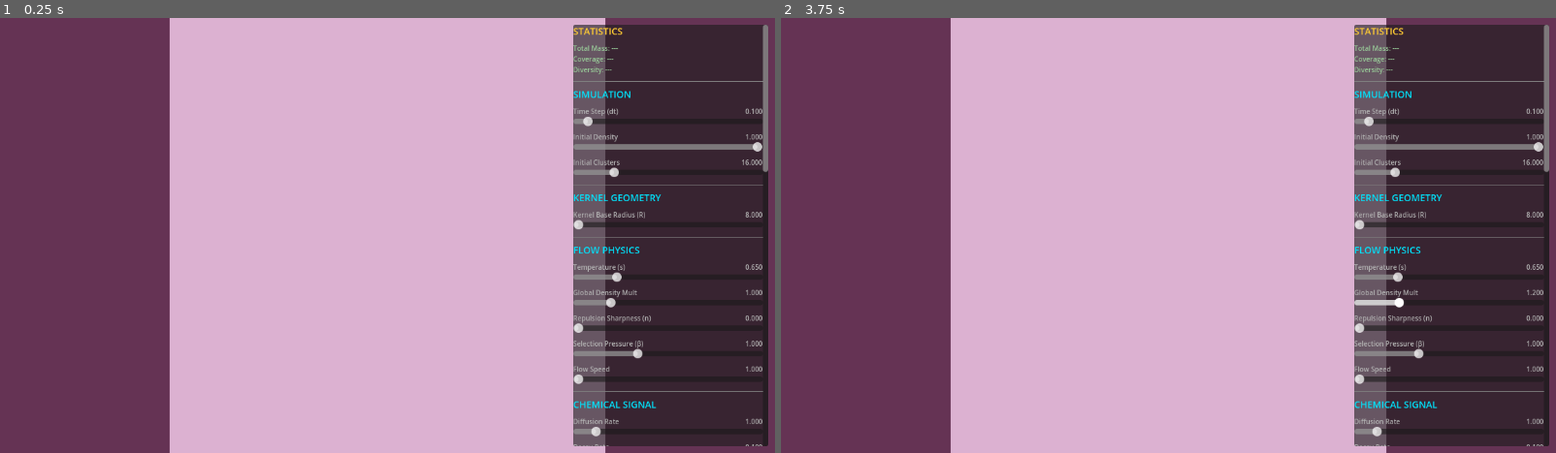
Above: before the commit, frames 1-2 (left to right).
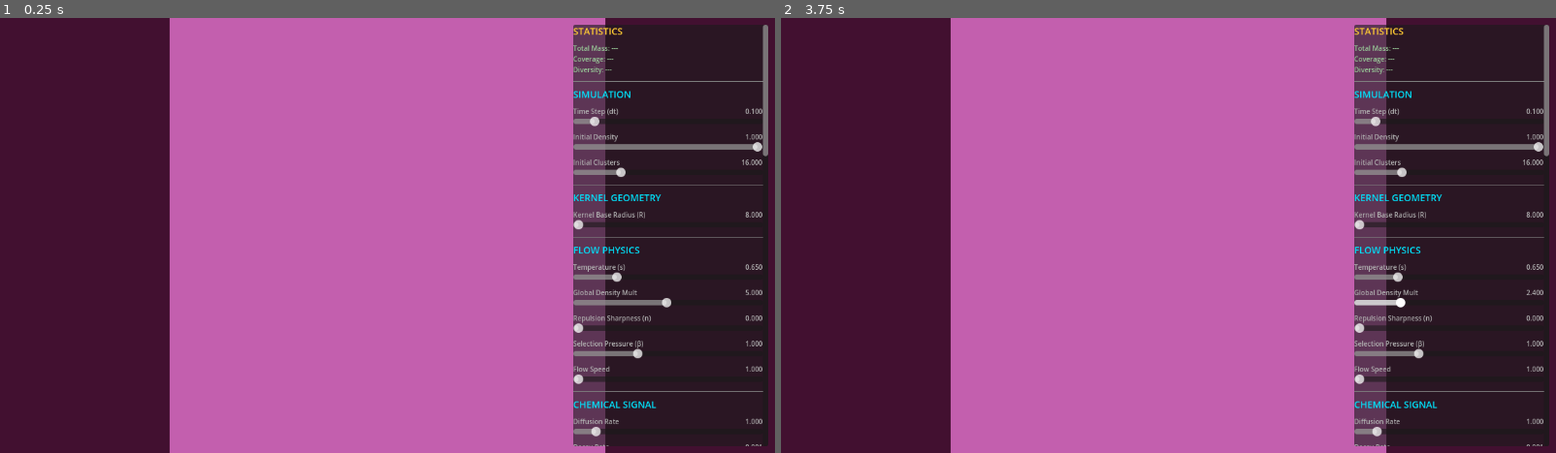
Above: after the commit, the same moments.

Repository: pvtrcorps/L_0001
Game: Godot game, scene res://simulation/Main.tscn
Same seed, same stepped clock (60 frames per second), same inputs: the game is played once before the commit and once after it.
Inputs (mouse positions are in pixels of both pictures, inside the frame that each line leads up to):
- Up to frame 1 (0.25 s): no input
- Up to frame 2 (3.75 s): tap Enter at 0.5, 2, 3.5 s; move the mouse to (1339, 213) at 0.52 s; click (1339, 213) at 0.67 s; tap Space at 1.25, 2.75 s; drag from (1013, 257) to (1129, 322) at 1.27 s; move the mouse to (1246, 139) at 2.02 s; click (1246, 139) at 2.17 s; drag from (1129, 322) to (936, 170) at 2.77 s; move the mouse to (1401, 300) at 3.52 s; click (1401, 300) at 3.67 s

The runs differ from the first frame. In frame 1, 79% of the frame differs, in the area x 0-100%, y 0-100%; in frame 2, 79%.
Error before the commit: Cannot call method 'compute_list_begin' on a null value. (res://simulation/LeniaSimulation.gd:402)
Error after the commit: Cannot call method 'compute_list_begin' on a null value. (res://simulation/LeniaSimulation.gd:421)

Commit message:
Sense rewrite

Diff:
--- a/simulation/LeniaSimulation.gd
+++ b/simulation/LeniaSimulation.gd
@@ -26,22 +26,31 @@
 	"temperature": 0.65,   # Advection diffusion (s). Paper default: 0.65
 	"identity_thr": 0.2,   # Difference to be considered enemy (used in localized kernel if implemented)
 	"colonize_thr": 0.15,  # Mass needed to resist invasion
-	"theta_A": 1.0,        # Global Density Multiplier
+	"theta_A": 5.0,        # Global Density Multiplier
 	"alpha_n": 0.0,        # Repulsion Sharpness
 
 	# Signal Layer
 	"signal_diff": 1.0,    # Diffusion Rate
-	"signal_decay": 0.1,   # Decay Rate
+	"signal_decay": 0.001,   # Decay Rate
 	"signal_advect": 1.0,  # Signal advection weight [0-1] (how much signals follow mass flow)
 	"flow_speed": 1.0,     # Multiplier for advection force (decopuled from dt)
 
 	"beta_selection": 1.0, # Selection pressure for negotiation rule
+
+	# Wind / Atmosphere
+	"wind_scale": 2.0,     # Noise scale
+	"wind_strength": 2.0,  # Wind force multiplier
+	"wind_speed": 0.05,     # Animation speed
+
+	# Signal Advanced
+	"signal_force_strength": 20.0,   # Multiplier for signal gradient force
+	"signal_emission_strength": 1.0, # Multiplier for signal secretion quantity
 
 	# === GENE RANGES (16 GENES x 2 MIN/MAX) ===
 	# BLOCK A: Physiology (Body)
 	"g_mu_min": 0.0, "g_mu_max": 1.0,      # 1. Growth Target Density
 	"g_sigma_min": 0.0, "g_sigma_max": 1.0,# 2. Growth Stability
-	"g_radius_min": 0.0, "g_radius_max": 1.0,# 3. Size (Scale)
+	"g_radius_min": 0.75, "g_radius_max": 1.0,# 3. Size (Scale)
 	"g_viscosity_min": 0.0, "g_viscosity_max": 1.0, # 4. Viscosity (Drag/Friction)
 
 	# BLOCK B: Morphology (Shape)
@@ -51,7 +60,7 @@
 	"g_inertia_min": 0.0, "g_inertia_max": 1.0, # 8. Inertial Mass
 
 	# BLOCK C: Social & Motor (Mind)
-	"g_affinity_min": 0.0, "g_affinity_max": 1.0, # 9. Cohesion
+	"g_affinity_min": 1.0, "g_affinity_max": 1.0, # 9. Cohesion
 	"g_repulsion_min": 0.0, "g_repulsion_max": 1.0, # 10. Spacing
 	"g_density_tol_min": 0.0, "g_density_tol_max": 1.0, # 11. Overcrowding Tol
 	"g_mobility_min": 0.0, "g_mobility_max": 1.0, # 12. Speed Base
@@ -123,6 +132,7 @@
 var analysis_pending_frame := -1
 var stats_interval := 10
 var analysis_interval := 30
+var params_time := 0.0
 
 
 # Camera state delegated to SimulationCamera
@@ -157,11 +167,14 @@
 
 	print("Parametric Lenia with Signaling initialized.")
 
-func _process(_delta):
+func _process(delta):
 	if not initialized or rd == null: return
 
 	# Update random seed
 	params["seed"] = randf() * 1000.0
+
+	if not paused:
+		params_time += delta
 
 	# 1. Update UBO
 	if not paused:
@@ -246,7 +259,7 @@
 func _update_ubo():
 	# UBO layout: Must be carefully aligned to vec4 (16 bytes)
 	# Matches std430 layout in shaders (Params block)
-	# Total Floats: 16 (Globals) + 32 (Gene Ranges) = 48 floats
+	# Total Floats: 16 (Globals) + 32 (Gene Ranges) + 4 (Wind) = 52 floats
 	var buffer = PackedFloat32Array([
 		# Chunk 0 (0-16 bytes): Vec2 res + float dt + float seed
 		params["res_x"], params["res_y"], params["dt"], params["seed"],
@@ -275,7 +288,13 @@
 
 		# Block D: Senses (4 Genes)
 		params["g_secretion_min"], params["g_secretion_max"], params["g_sensitivity_min"], params["g_sensitivity_max"],
-		params["g_emission_hue_min"], params["g_emission_hue_max"], params["g_detection_hue_min"], params["g_detection_hue_max"]
+		params["g_emission_hue_min"], params["g_emission_hue_max"], params["g_detection_hue_min"], params["g_detection_hue_max"],
+
+	# Chunk 4 (Wind/Atmosphere) - Appended to end
+		params_time, params["wind_scale"], params["wind_strength"], params["wind_speed"],
+
+		# Chunk 5 (Signal Extras) - [NEW]
+		params["signal_force_strength"], params["signal_emission_strength"], 0.0, 0.0
 	])
 
 	var bytes = buffer.to_byte_array()
@@ -425,9 +444,9 @@
 	ping_pong = false
 
 func _create_uniforms():
-	# UBO: 48 floats * 4 bytes = 192 bytes
+	# UBO: 52 floats * 4 bytes = 208 bytes
 	var buffer = PackedFloat32Array()
-	buffer.resize(48)
+	buffer.resize(56)
 	var bytes = buffer.to_byte_array()
 	ubo = rd.storage_buffer_create(bytes.size(), bytes)
 
--- a/simulation/Main.gd
+++ b/simulation/Main.gd
@@ -14,24 +14,31 @@
 # New Parametric Lenia parameters
 var ui_schema = {
 	"Simulation": [
-		["dt", "Time Step (dt)", 0.05, 1.0, 0.01],
-		["init_density", "Initial Density", 0.1, 0.8, 0.01],
-		["init_clusters", "Initial Clusters", 4.0, 64.0, 1.0]
+		["dt", "Time Step (dt)", 0.01, 1.0, 0.01],
+		["init_density", "Initial Density", 0.0, 1.0, 0.01],
+		["init_clusters", "Initial Clusters", 1.0, 64.0, 1.0]
 	],
 	"Kernel Geometry": [
-		["R", "Kernel Base Radius (R)", 8.0, 30.0, 1.0]
+		["R", "Kernel Base Radius (R)", 8.0, 16.0, 1.0]
 	],
 	"Flow Physics": [
 		["temperature", "Temperature (s)", 0.0, 3.0, 0.05],
-		["theta_A", "Global Density Mult", 0.1, 5.0, 0.1],
-		["alpha_n", "Repulsion Sharpness (n)", 1.0, 8.0, 0.1],
+		["theta_A", "Global Density Mult", 0.1, 10.0, 0.1],
+		["alpha_n", "Repulsion Sharpness (n)", 0.0, 2.0, 0.1],
 		["beta_selection", "Selection Pressure (β)", 0.0, 3.0, 0.1],
-		["flow_speed", "Flow Speed", 1.0, 100.0, 0.5]
+		["flow_speed", "Flow Speed", 1.0, 10.0, 0.5]
 	],
 	"Chemical Signal": [
 		["signal_diff", "Diffusion Rate", 0.0, 10.0, 0.1],
-		["signal_decay", "Decay Rate", 0.0, 1.0, 0.01],
-		["signal_advect", "Advection Weight", 0.0, 1.0, 0.01]
+		["signal_decay", "Decay Rate", 0.0, 1.0, 0.001],
+		["signal_advect", "Advection Weight", 0.0, 1.0, 0.01],
+		["signal_force_strength", "Signal Pull Force", 0.0, 100.0, 0.5],
+		["signal_emission_strength", "Signal Emission (Volume)", 0.0, 20.0, 0.1]
+	],
+	"Wind / Atmosphere": [
+		["wind_scale", "Wind Scale", 0.1, 10.0, 0.1],
+		["wind_strength", "Wind Strength", 0.0, 5.0, 0.05],
+		["wind_speed", "Wind Speed", 0.0, 2.0, 0.05]
 	],
 	"Gene Pools (Init)": [
 		["g_mu_min", "Archetype (Mu) Min", 0.0, 1.0, 0.05],
@@ -120,6 +127,8 @@
 		"signal_diff": "Diffusion Rate. How fast the chemical signal spreads to neighboring cells.",
 		"signal_decay": "Decay Rate. How fast the chemical signal dissipates over time.",
 		"signal_advect": "Advection Weight. How much the chemical signal is dragged by the mass flow.",
+		"signal_force_strength": "Signal Pull Force. Global Multiplier for the attraction strength of signals.",
+		"signal_emission_strength": "Signal Emission (Volume). Global Multiplier for how much signal creatures produce.",
 		"beta_selection": "Selection Pressure (β). Controls genome competition strength. 0.0=mass only, 1.0=balanced, 2.0=highly competitive.",
 
 		# Genes
--- a/simulation/display/lenia_render.gdshader
+++ b/simulation/display/lenia_render.gdshader
@@ -108,17 +108,13 @@
 
     // Apply Mass and Brightness
     // Softened brightness curve for more organic look
-    float brightness = texture(tex_state, uv).r * 3.0; // Reduced from 5.0 to avoid instant saturation
+    float brightness = texture(tex_state, uv).r * 2.0; // Reduced from 5.0 to avoid instant saturation
     vec3 col = col_base * brightness;
 
-    // Soften the low-mass cutoff
-    // Was smoothstep(0.0, 0.05, mass) -> Hard cutoff
-    // Now smoothstep(0.0, 0.15, mass) -> Softer fade out for "aura"
-    col *= smoothstep(0.0, 0.15, mass);
 
     // Signal layer visualization (Full RGB)
     // Additive blending for glow
-    vec3 signal_col = signal * 2.0;
+    vec3 signal_col = signal * 0.5;
     col += signal_col;
 
     // Highlight Logic
@@ -163,9 +159,9 @@
     // Lower gamma (< 1.0) = Higher contrast.
     col = pow(col, vec3(0.9));
 
-    if (mass < 0.01 && length(signal) < 0.01) {
-        col = vec3(0.0);
-    }
+    //if (mass < 0.01 && length(signal) < 0.01) {
+    //    col = vec3(0.0);
+    //}
 
     COLOR = vec4(col, 1.0);
 }
Not shown, changed: simulation/shaders/compute_analysis.glsl
Not shown, changed: simulation/shaders/compute_convolution.glsl
Not shown, changed: simulation/shaders/compute_flow_conservative.glsl
Not shown, changed: simulation/shaders/compute_init.glsl
Not shown, changed: simulation/shaders/compute_normalize.glsl
Not shown, changed: simulation/shaders/compute_signal.glsl
Not shown, changed: simulation/shaders/compute_stats.glsl
